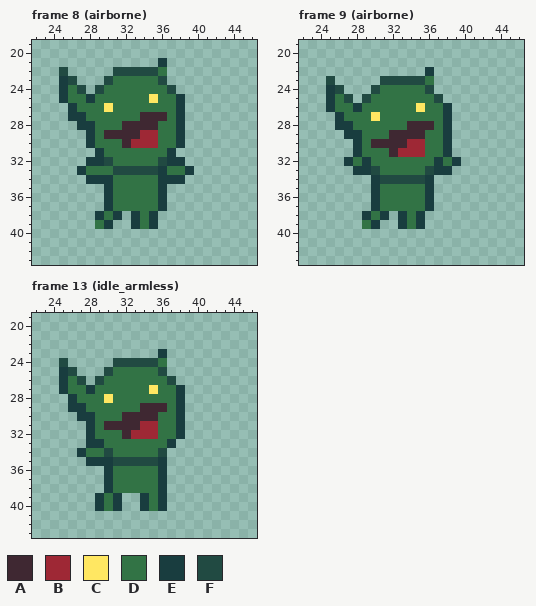
A pixel-art file gets an edit: assets/art/player/goblin.aseprite. The picture above was drawn from the file before the commit.
64x64 pixels, 29 frames. Shown: frame 8 (airborne): x 22..46, y 19..43; frame 9 (airborne): x 22..46, y 19..43; frame 13 (idle_armless): x 22..46, y 19..43. The commit also changed other frames, which this record leaves out.
Visible layers, top first: "head", "farm", "body", "barm", "weapon", "projectiles".
Palette (. is transparent): A #3f2832  B #9e2835  C #ffe762  D #327345  E #193d3f  F #214a42
Pixels before, frame 8 (airborne), first column x 25:
21 ...........E...
22 F.....FFFFFD...
23 EF...FDDDDDF...
24 EDF.FDDDDDDDF..
25 EDDEDDDDDDCDDE.
26 .EDDDCDDDDDDDE.
27 .EEDDDDDDAAADE.
28 ..EEDDDAAAADDE.
29 ...EDAAAABBDDE.
30 ...EDDDABBBDDE.
31 ....EDDDDDDDE..
32 ...EEFDDDDDFEE.
33 ..EDDDFFFFFEDDE
34 ...EEEDDDDDEEE.
35 .....EDDDDDE...
36 .....EDDDDDE...
37 .....EDDDDDE...
38 ....EDE.EDE....
39 ....DE..EDE....
Pixels before, frame 9 (airborne), first column x 25:
22 ...........E...
23 F.....FFFFFD...
24 EF...FDDDDDF...
25 EDF.FDDDDDDDF..
26 EDDEDDDDDDCDDE.
27 .EDDDCDDDDDDDE.
28 .EEDDDDDDAAADE.
29 ..EEDDDAAAADDE.
30 ...EDAAAABBDDE.
31 ...EDDDABBBDDE.
32 ..EDEDDDDDDDEDE
33 ...EEFDDDDDFEE.
34 .....EFFFFFE...
35 .....EDDDDDE...
36 .....EDDDDDE...
37 .....EDDDDDE...
38 ....EDE.EDE....
39 ....DE..EDE....
Pixels before, frame 13 (idle_armless), first column x 25:
23 ...........E..
24 F.....FFFFFD..
25 EF...FDDDDDF..
26 EDF.FDDDDDDDF.
27 EDDEDDDDDDCDDE
28 .EDDDCDDDDDDDE
29 .EEDDDDDDAAADE
30 ..EEDDDAAAADDE
31 ...EDAAAABBDDE
32 ...EDDDABBBDDE
33 ...EEDDDDDDDE.
34 ..EDDFDDDDDF..
35 ...EEEFFFFFE..
36 .....EDDDDDE..
37 .....EDDDDDE..
38 .....EDDDDDE..
39 ....EDE..EDE..
40 ....EDE..EDE..
And afterwards:
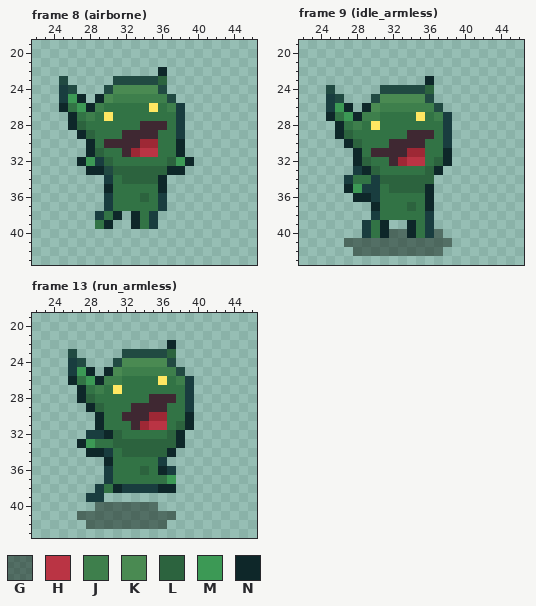
Colours new in this view: G #0d1c127d  H #ba3444  J #3e7f4c  K #4a8a52  L #2c633e  M #3c9955  N #0e2729
The exact change:
layer "detail" added
Changed rows in their new state; - is an unchanged pixel.
Frame 8 (airborne):
first column x 25:
21 -----------.---
22 .-----.....N---
23 F.---.FFFFFL---
24 -F.-.FKKKKKF.--
25 -MN.NKJJJJJJF.-
26 NDMNJD----C-J--
27 -NDJ-C---DDD---
28 -NLD---DD--A---
29 --NL-DD--AA----
30 ---N-AA-A----N-
31 ---NL--ABHH-DN-
32 --NM-L-----DLMN
33 --.NNFLLLLLLNN.
34 ---..--LLLLN..-
35 -----N-----N---
36 ---------L-----
38 ------N-N------
39 -----N--N------
Frame 9 (idle_armless):
first column x 25:
22 -----------.---
23 .-----.....N---
24 F.---.FFFFFL---
25 -F.-.FKKKKKF.--
26 -MN.NKJJJJJJF.-
27 NDMNJJ----C-J--
28 -NDJ-C---DDD---
29 -NLD---DD--A---
30 --NL-DD--AA----
31 ---N-AA-A----N-
32 --.NL--ABHH-LN.
33 ----NL-----LN.-
34 --EDD-LLLLLL---
35 --NME--LLLLN---
36 ---NN------N---
37 -----N---L-N---
38 ----.EDDD-DE---
39 ----EDN-.NDE---
40 ----EDNGGNDEG--
41 --GGGGGGGGGGGG-
42 ---GGGGGGGGGG--
Frame 13 (run_armless):
first column x 25:
22 ------------N--
23 -F-----FFFFFL--
24 .EF----KKKKKF--
25 .EMN-NKJJJJJJF-
26 .NDMNJJ----CDJE
27 ..NDJ-C---D--DE
28 -.NL-D----AAADE
29 -..NL---A----DE
30 --..N-----BB-DN
31 ---.NDDD--HH-LN
32 ----ENLDDDD-LN-
33 --NMD-LLLLLLLN-
34 --.NNE-LLLLLN--
35 ---..NDDDDD----
36 ---------L-NE--
37 -----------DM--
38 ----EDNEEEENN--
39 ---E-..--...---
40 ----GGGGGGG.---
41 --GGGGGGGGGGG--
42 ---GGGGGGGGG---
